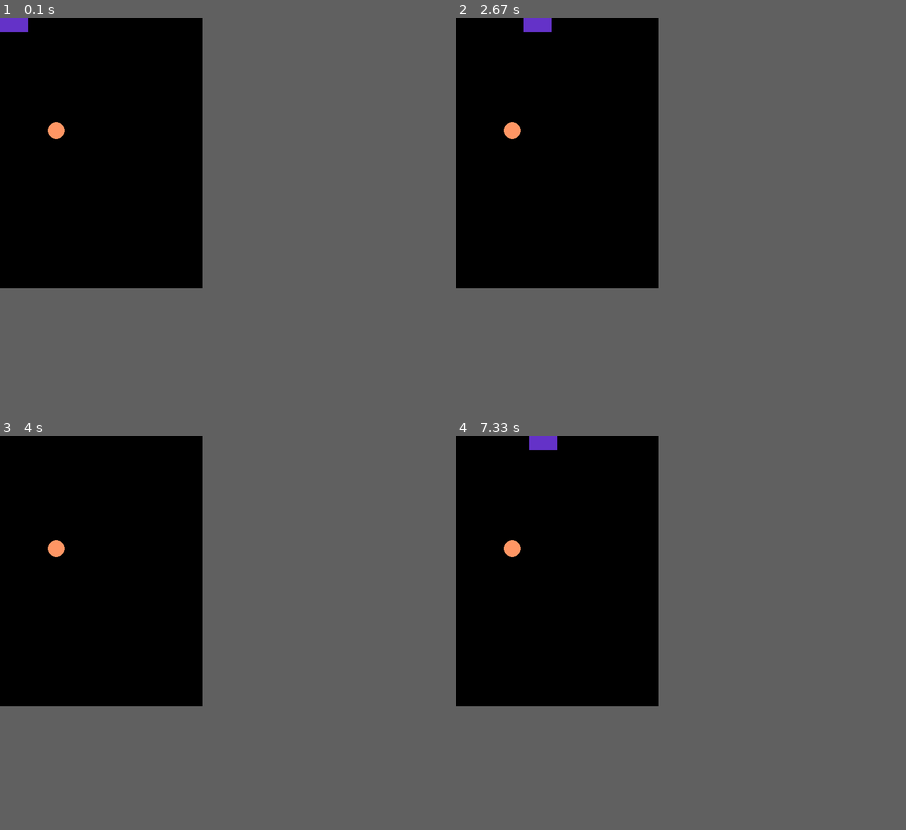
Above: before the commit, frames 1-4 (two rows, left to right).
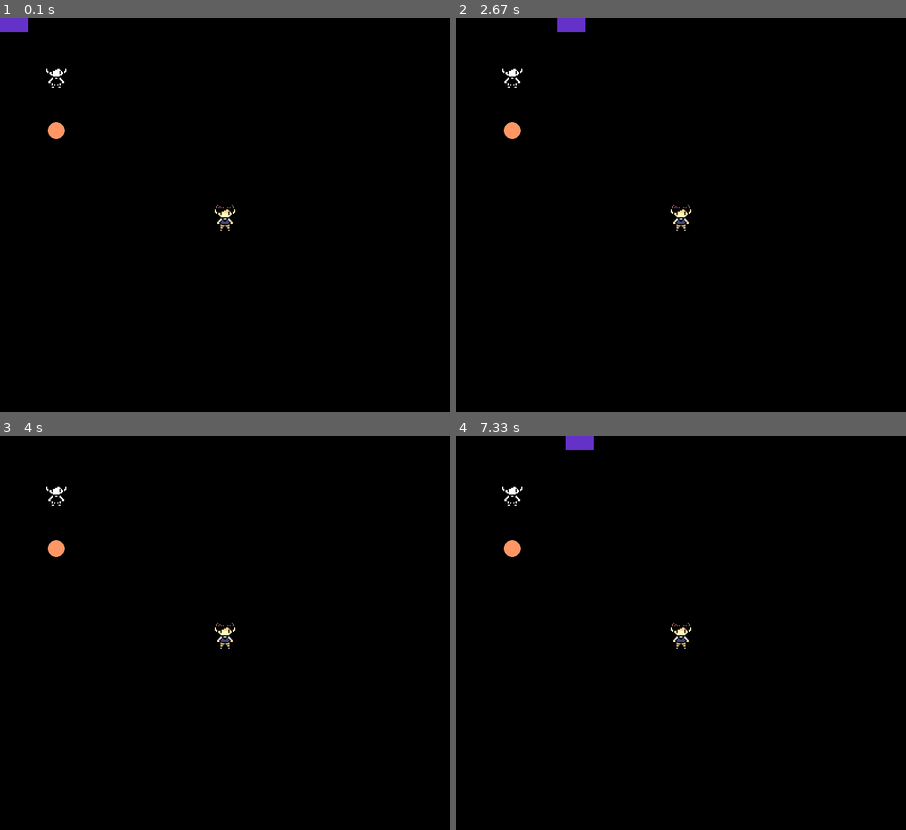
Above: after the commit, the same moments.

Repository: ternyfr/template-pygame
Game: pygame game, started from game.py
The game is run twice, just before and just after one commit, with the same random seed, the same clock (stepped at 60 frames per second) and the same inputs.
Inputs:
- Up to frame 1 (0.1 s): no input
- Up to frame 2 (2.67 s): hold D 0.33-0.8 s; hold W 0.83-1.13 s; hold S 2.23-2.53 s; hold A from 2.57 s (still down)
- Up to frame 3 (4 s): release A at 2.97 s; hold W 3-3.37 s
- Up to frame 4 (7.33 s): hold S 4.07-4.43 s; hold D 4.97-5.43 s; hold W 5.47-5.77 s; hold S 6.87-7.17 s; hold A from 7.2 s (still down)
The window is 360x480 before the commit and 800x700 after it. Grey fills any space a smaller window leaves; there, only what the larger window draws over its background counts as a difference.

The runs differ from the first frame. In frame 1, 0.2% of the frame differs, in the area x 10-53%, y 12-54%; in frame 2, 0.6%, in the area x 10-53%, y 0-54%; in frame 3, 0.2%; in frame 4, 0.6%.

Commit message:
Update game.py

Diff:
--- a/game.py
+++ b/game.py
@@ -3,8 +3,8 @@
 import pygame
 
 # переменные с размерами экрана и фпс
-WIDTH = 360
-HEIGHT = 480
+WIDTH = 800
+HEIGHT = 700
 FPS = 30
 # цвета
 WHITE = (255, 255, 255)
@@ -34,34 +34,52 @@
 yap = 200
 width = 50
 height = 25
+
+img = pygame.image.load("./sunny.png")
+scale = pygame.transform.scale(img, (img.get_width(),img.get_height()))
+scale_rect = scale.get_rect(center=(WIDTH//2,HEIGHT//2))
+
+
+omori_img = pygame.image.load("./omori.png")
+scale_omori = pygame.transform.scale(omori_img, (64,64))
+omori_rect = scale_omori.get_rect()
+omori_rect.center = 100,100
+
+
+# pygame.time.wait(5000)
+
 # держими всё в цикле на норм скорости
 while running:
     clock.tick(FPS)
     # цветом заполняем
     screen.fill(screencolor)
+    screen.blit(scale, scale_rect)
+    screen.blit(scale_omori, omori_rect)
     # рисуем фигуры
     pygame.draw.rect(screen, (100,50,200), [x, y, width, height])
     # 15 это радиус.
     pygame.draw.circle(screen, (colorap), [xap, yap], 15)
     # проверяем столкновение с яблоком
     if ((x < xap+15 and xap-15 < x+ width) and (y < yap+15 and yap-15 < y+ height)):
-        xap = random.randint(0, 340)
-        yap = random.randint(0, 460)
+        width = width+10
+        xap = random.randint(0, WIDTH)
+        yap = random.randint(0, HEIGHT)
+        scale_rect.center = xap, yap
         pygame.draw.circle(screen, (colorap), [xap, yap], 15)
-        width = width+10
+
         pygame.draw.rect(screen, (100,50,200), [x, y, width, height])
     # кнопки
     keys = pygame.key.get_pressed()
     if keys[pygame.K_w]:
-        y = y - 10
+        y = y - 15
     keys = pygame.key.get_pressed()
     if keys[pygame.K_s]:
-        y = y + 10
+        y = y + 15
     keys = pygame.key.get_pressed()
     if keys[pygame.K_a]:
-        x = x - 10
+        x = x - 15
     if keys[pygame.K_d]:
-        x = x + 10
+        x = x + 15
     # проверяем столковение с границами
     if (x<0 or x > WIDTH - width):
         running = False
